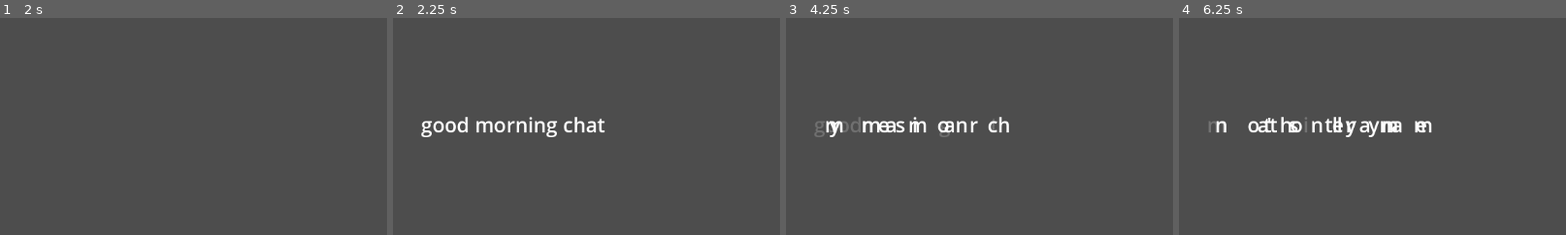
Above: before the commit, frames 1-4 (left to right).
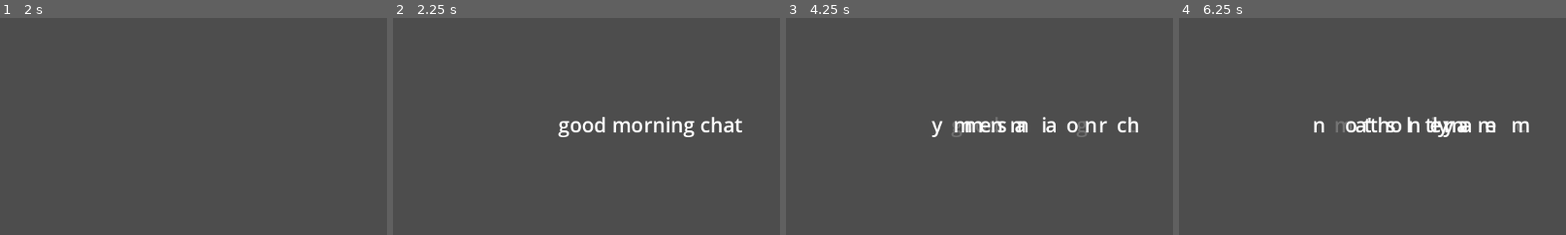
Above: after the commit, the same moments.

Repository: chesedcore/HiFidelityLabel
Game: Godot game, scene res://control.tscn
Two runs of this game, one before a commit and one after it. Both use one fixed random seed, a clock stepped at 60 frames per second and the inputs below.
Inputs:
- Up to frame 1 (2 s): tap Enter at 0.5 s; tap Space at 1.25 s
- Up to frame 2 (2.25 s): tap Enter at 2 s
- Up to frame 3 (4.25 s): tap Space at 2.75 s; tap Enter at 3.5 s
- Up to frame 4 (6.25 s): tap Space at 5.75 s
The pictures show only the part of the screen within x 26-76%, y 20-70%; the shares and areas given below are measured in that part.

Frame 1 is identical in both runs. In frame 2, 2.8% of the frame differs, in the area x 7-91%, y 45-55%; in frame 3, 2.8%; in frame 4, 2.9%.

Commit message:
add multiline and alignment
also added shittons of complexity that i will regret in the future

Diff:
--- a/hi-fidelity-label/HFLabel.gd
+++ b/hi-fidelity-label/HFLabel.gd
@@ -4,6 +4,11 @@
 ##morphing between strings.
 class_name HiFidelityLabel extends Control
 
+#region SIGNALS
+##emitted when a morph animation completes
+signal finished_morphing
+#endregion
+
 #region CONFIGURATION
 
 ##maximum number of glyphs that this node can render. the node allocates an arena on ready up
@@ -23,11 +28,22 @@
 ##font size of each label.
 @export var font_size := 10
 
+##text alignment
+@export_enum("Left", "Center", "Right") var alignment: int = 1
+
 ##tween easing parameters.
 @export var t_ease: Tween.EaseType = Tween.EASE_OUT
 ##tween transition parameters.
 @export var t_trans: Tween.TransitionType = Tween.TRANS_EXPO
 
+@export_category("Multiline settings")
+##if true, attempts to render the string multilined.
+@export var multiline: bool = false
+##if zero, uses control.size.x. otherwise uses the one specified.
+@export var max_width: float = 0.0 #0 = use Control.size.x lol
+##spacing between the lines. duh.
+@export var line_spacing: float = 0.0
+
 ##cache the font to prevent asking for it on a hot path
 var _font: Font
 #endregion
@@ -41,6 +57,9 @@
 
 ##this is the current visible string in order. each element corresponds to one character on the screen.
 var _active_glyphs: Array[Glyph] = []
+
+##track active morph tweens to know when morphing is complete
+var _active_morph_tweens: Array[Tween] = []
 #endregion
 
 #region GLYPH
@@ -173,77 +192,87 @@
 	return chosen
 
 #region LAYOUT AND ANIMATIONS (tweens)
-##DEPRECATED. don't use this version, it is not kerning aware
-#func _relayout_immediately() -> void:
-	#var x := 0.0
-	#for g in _active_glyphs:
-		#var width := _measure_char_width(g)
-		#var target := Vector2(x, baseline_y)
-		#g.pos = target
-		#g.target_pos = target
-		##ensure label shows correct char and is moved properly
-		#_set_label_text_and_pos(g.label_idx, g.repr, target)
-		#x += width + letter_spacing
+
+func _compute_singleline_targets(full_text: String) -> Array[Vector2]:
+	var targets: Array[Vector2] = []
+	var x_positions := _compute_glyph_positions_from_string(full_text)
+
+	var total_width := 0.0
+	if x_positions.size() > 0:
+		total_width = x_positions[-1] + (x_positions.size() - 1) * letter_spacing
+
+	var x_offset := 0.0
+	match alignment:
+		1: x_offset = (size.x - total_width) * 0.5
+		2: x_offset = size.x - total_width
+		_: x_offset = 0.0
+
+	for i in x_positions.size():
+		var x := 0.0
+		if i > 0:
+			x = x_positions[i - 1]
+		x += i * letter_spacing + x_offset
+		targets.append(Vector2(x, 0.0))
+
+	return targets
+
 
 ##instantly place all glyphs without animation.
 func _relayout_immediately() -> void:
 	var full_text := ""
-	for g in _active_glyphs: full_text += g.repr
-	var x_positions := _compute_glyph_positions_from_string(full_text)
+	for g in _active_glyphs:
+		full_text += g.repr
+
+	var targets := \
+		_compute_multiline_targets(full_text) if multiline \
+		else _compute_singleline_targets(full_text)
 
 	for i in _active_glyphs.size():
 		var g := _active_glyphs[i]
-		var x := 0.0
-		if i == 0: x = 0.0
-		else: x = x_positions[i - 1]
-		x += i * letter_spacing
-		var target := Vector2(x, baseline_y)
+		var target := targets[i] + Vector2(0.0, baseline_y)
 		g.pos = target
 		g.target_pos = target
 		_set_label_text_and_pos(g.label_idx, g.repr, target)
 
 
-##DEPRECATED: don't use this. it's not kerning aware
-#func _relayout_animated() -> void:
-	#var x := 0.0
-	#for g in _active_glyphs:
-		#var width := _measure_char_width(g)
-		#var target := Vector2(x, baseline_y)
-		#_set_label_text_and_pos(g.label_idx, g.repr, g.pos) #keep this visual position as a start
-		#g.stop_tween()
-		##create tween here for position movement from current to target
-		#var lbl := _label_pool[g.label_idx]
-		#var t := create_tween().set_ease(t_ease).set_trans(t_trans)
-		##animate
-		#t.tween_property(lbl, "position", target, zero_point_three)
-		#g.tween = t
-		#g.target_pos = target
-		#g.pos = target
-		#x += width + letter_spacing
-
 ##compute target positions for the new order and animate each glyph with a tween
 func _relayout_animated() -> void:
 	var full_text := ""
-	for g in _active_glyphs: full_text += g.repr
-	var x_positions := _compute_glyph_positions_from_string(full_text)
+	for g in _active_glyphs:
+		full_text += g.repr
+
+	var targets := \
+		_compute_multiline_targets(full_text) if multiline \
+		else _compute_singleline_targets(full_text)
+
+	_active_morph_tweens.clear()
 
 	for i in _active_glyphs.size():
 		var g := _active_glyphs[i]
-		var x := 0.0
-		if i == 0: x = 0.0
-		else: x = x_positions[i - 1]
-		#use that x as anchor
-		x += i * letter_spacing
-		var target := Vector2(x, baseline_y)
+		var target := targets[i] + Vector2(0.0, baseline_y)
+
 		_set_label_text_and_pos(g.label_idx, g.repr, g.pos)
 		g.stop_tween()
+
 		var lbl := _label_pool[g.label_idx]
 		var t := create_tween().set_ease(t_ease).set_trans(t_trans)
 		t.tween_property(lbl, "position", target, zero_point_three)
+
 		g.tween = t
 		g.target_pos = target
 		g.pos = target
-
+		_active_morph_tweens.append(t)
+
+	if _active_morph_tweens.size() > 0:
+		_active_morph_tweens[-1].finished.connect(
+			_on_morph_complete,
+			CONNECT_ONE_SHOT
+		)
+
+
+##called when morphing animation completes
+func _on_morph_complete() -> void:
+	finished_morphing.emit()
 
 ##helper used to set label text and position immediately (used to seed animation start)
 func _set_label_text_and_pos(label_idx: int, ch: String, pos: Vector2) -> void:
@@ -255,23 +284,6 @@
 #endregion
 
 #region MEASUREMENT AND UTILS
-##measure glyph width accurately using the cached font if available.
-##fallback to minimum size if font is not cached.
-##DEPRECATED: kerning unaware. fucks shit up bad
-#func _measure_char_width(g: Glyph) -> float:
-	#if _font:
-		#print_rich("[color=green]Font cache found!")
-		#return _font.get_string_size(g.repr).x
-	##fallback code
-	#if _label_pool.size() > 0:
-		#var tmp := _label_pool[0]
-		#tmp.text = g.repr
-		##await get_tree().process_frame
-		#return tmp.get_minimum_size().x
-	##absolute fallback
-	#push_warning("No proper fallback found. Returning a const fallback 8.0.")
-	#return 8.0
-
 ##returns X positions for each glyph based on real kerning & shaping.
 ##index i gives the X at which character i should be placed.
 func _compute_glyph_positions_from_string(full_text: String) -> PackedFloat32Array:
@@ -296,6 +308,72 @@
 
 	return result
 
+func _compute_multiline_targets(text: String) -> Array[Vector2]:
+	var targets: Array[Vector2] = []
+	var limit := max_width if max_width > 0.0 else size.x
+
+	#build lines first to calculate their widths for alignment
+	var lines: Array[Array] = []
+	var current_line: Array[Dictionary] = []
+	var line_x := 0.0
+
+	for i in text.length():
+		var ch := text.substr(i, 1)
+
+		if ch == "\n":
+			lines.append(current_line)
+			current_line = []
+			line_x = 0.0
+			continue
+
+		var ch_width := _font.get_string_size(
+			ch,
+			HORIZONTAL_ALIGNMENT_LEFT,
+			-1,
+			font_size
+		).x
+
+		#check if I need to wrap (only if multiline is true)
+		if multiline and line_x + ch_width > limit and current_line.size() > 0:
+			lines.append(current_line)
+			current_line = []
+			line_x = 0.0
+
+		#add character to current line with its position relative to line start
+		current_line.append({"char": ch, "width": ch_width, "x": line_x})
+		line_x += ch_width + letter_spacing
+
+	#don't forget the last line
+	if current_line.size() > 0:
+		lines.append(current_line)
+
+	#now layout each line with alignment
+	var cursor_y := 0.0
+	for line in lines:
+		if line.size() == 0:
+			cursor_y += _get_line_height() + line_spacing
+			continue
+
+		#calculate actual line width (last char x + last char width)
+		var last_char: Dictionary = line[-1]
+		var line_width := last_char["x"] + last_char["width"] as float
+
+		#apply alignment offset based on line width
+		var x_offset := 0.0
+		var align_width := limit if multiline else size.x
+		match alignment:
+			1: x_offset = (align_width - line_width) * 0.5
+			2: x_offset = align_width - line_width
+			_: x_offset = 0.0
+
+		for char_data in line:
+			targets.append(Vector2(char_data["x"] + x_offset, cursor_y))
+
+		cursor_y += _get_line_height() + line_spacing
+
+	return targets
+
+
 ##obtain current label position (used when reusing a label index as fallback)
 func _get_label_pos(label_idx: int) -> Vector2:
 	return _label_pool[label_idx].position
@@ -310,6 +388,11 @@
 		lbl.modulate = Color.WHITE
 		_free_label_indices.push_back(g.label_idx)
 	_active_glyphs.clear()
+
+##fetches the line height (size.y)
+func _get_line_height() -> float:
+	if not _font: return font_size
+	return _font.get_height(font_size)
 #endregion
 
 #endregion
@@ -319,13 +402,16 @@
 	_immediately_destroy_all_glyphs()
 	for i in string.length():
 		var ch := string.substr(i, 1)
+		if ch == "\n": continue
 		var g := _spawn_glyph(ch)
 		_active_glyphs.append(g)
 
 	#snap to layout
 	_relayout_immediately()
 
-##look man this shit does too much, i dont blame you if you don get it
+	finished_morphing.emit.call_deferred()
+
+##morph (animate) the current string into the given text.
 func morph_into(new_text: String) -> void:
 	if not _active_glyphs:
 		immediately_set_text(new_text)
@@ -354,7 +440,6 @@
 			new_active.append(reused)
 		else:
 			var ng := _spawn_glyph(ch)
-			ng.pos.y += baseline_y
 			new_active.append(ng)
 
 	#kill unused indices
@@ -365,4 +450,9 @@
 			_destroy_glyph(old_glyph)
 
 	_active_glyphs.assign(new_active)
-	_relayout_animated()
+
+	#if no glyphs to animate, emit immediately
+	if _active_glyphs.size() == 0:
+		finished_morphing.emit.call_deferred()
+	else:
+		_relayout_animated()
